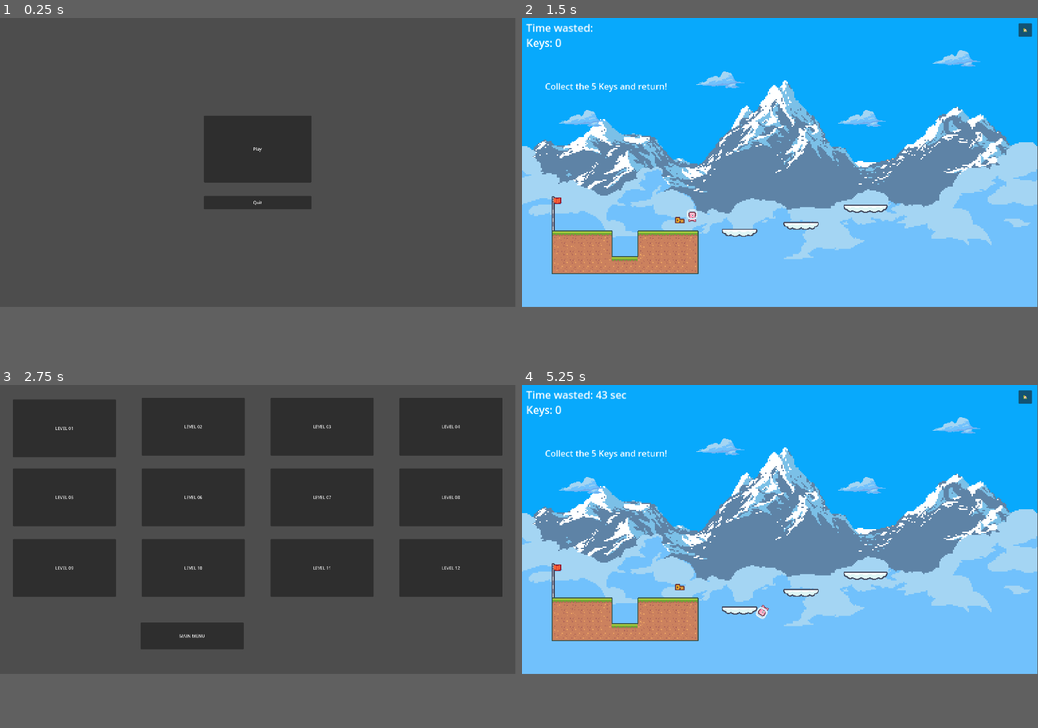
Above: before the commit, frames 1-4 (two rows, left to right).
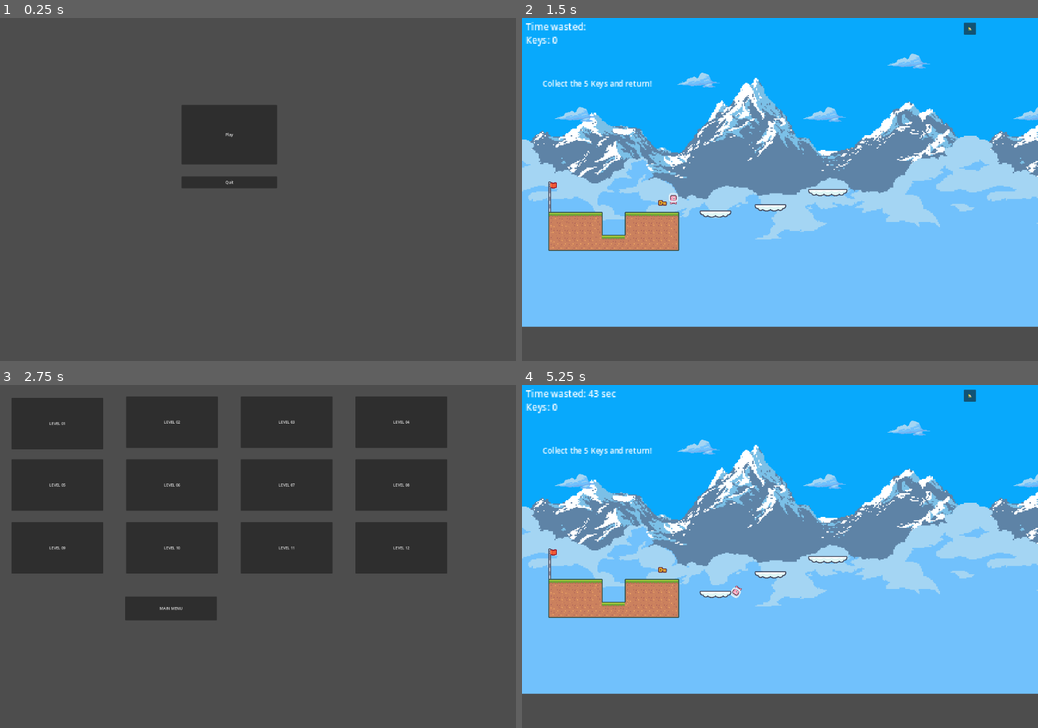
Above: after the commit, the same moments.

Repository: dalpner/build-n-run
Game: Godot game, scene res://scene/main/main.tscn
The game is run twice, just before and just after one commit, with the same random seed, the same clock (stepped at 60 frames per second) and the same inputs. Sound files missing from this copy of the repository are replaced by a short silence.
Inputs:
- Up to frame 1 (0.25 s): no input
- Up to frame 2 (1.5 s): click "Play" at 0.5 s; click "LEVEL 01" at 1.25 s
- Up to frame 3 (2.75 s): click "🏡" at 2 s
- Up to frame 4 (5.25 s): click "LEVEL 01" at 2.75 s; tap Enter (ui_accept) at 3.5, 3.77, 4.52 s; hold Right (ui_right) 3.53-5.03 s; hold Left (ui_left) from 5.03 s (still down)
The window is 799x449 before the commit and 800x533 after it. Grey fills any space a smaller window leaves; there, only what the larger window draws over its background counts as a difference.

The runs differ from the first frame. In frame 1, 4.1% of the frame differs, in the area x 35-61%, y 25-56%; in frame 2, 32%; in frame 3, 31%; in frame 4, 32%, in the area x 0-100%, y 0-91%.

Commit message:
fixed moving clound

Diff:
--- a/godot/project.godot
+++ b/godot/project.godot
@@ -12,13 +12,14 @@
 
 config/name="Dings"
 run/main_scene="res://scene/main/main.tscn"
-config/features=PackedStringArray("4.0", "Mobile")
+config/features=PackedStringArray("4.1", "Mobile")
 config/icon="res://icon.svg"
 
 [display]
 
-window/size/viewport_width=1920
-window/size/viewport_height=1080
+window/size/viewport_width=1080
+window/size/viewport_height=720
+window/stretch/scale=0.5
 
 [rendering]
 
--- a/godot/scene/world/cloud.gd
+++ b/godot/scene/world/cloud.gd
@@ -2,27 +2,34 @@
 
 var moved = false
 
+# How far should the cloud sink
+var sink_distance = 50
+
+# How long should the clound move
+var sink_time = 2
+
+# Time the clound needs to rise back to the original position
+var rise_time = sink_time * 1.5
+
+
 func _on_body_entered(body):
 		if body.name == "Player":
+			$Uptimer.stop()
+			print($Uptimer.time_left)
 			var tween = create_tween()
-			if !moved:
-				tween.tween_property(self, "position", position - Vector2(0,-20), 0.8)
+			if !moved && $Uptimer.time_left == 0:
 				moved = true
-
+				tween.tween_property(self, "position", position + Vector2(0,sink_distance), sink_time)
 
 
 func _on_body_exited(body):
 		if body.name == "Player":
-			$Uptimer.start()
-
+			$Uptimer.start(3)
 
 
 func _on_uptimer_timeout():
 	if moved:
 		var tween = create_tween()
-		await(tween.tween_property(self, "position", position + Vector2(0,-20), 0.3))
-		$MoveTimer.start()
-
-
-func _on_move_timer_timeout():
-	moved = false
+		await(tween.tween_property(self, "position", position - Vector2(0,sink_distance), rise_time))
+		await get_tree().create_timer(rise_time).timeout
+		moved = false
--- a/godot/scene/world/cloud.tscn
+++ b/godot/scene/world/cloud.tscn
@@ -20,6 +20,7 @@
 layer_0/tile_data = PackedInt32Array(65534, 851968, 7, 65535, 917504, 7, 0, 917504, 7, 1, 983040, 7)
 
 [node name="Uptimer" type="Timer" parent="."]
+process_callback = 0
 
 [node name="MoveTimer" type="Timer" parent="."]
 
Not shown, added: godot/scene/world/level/level_1/lev8669.tmp
